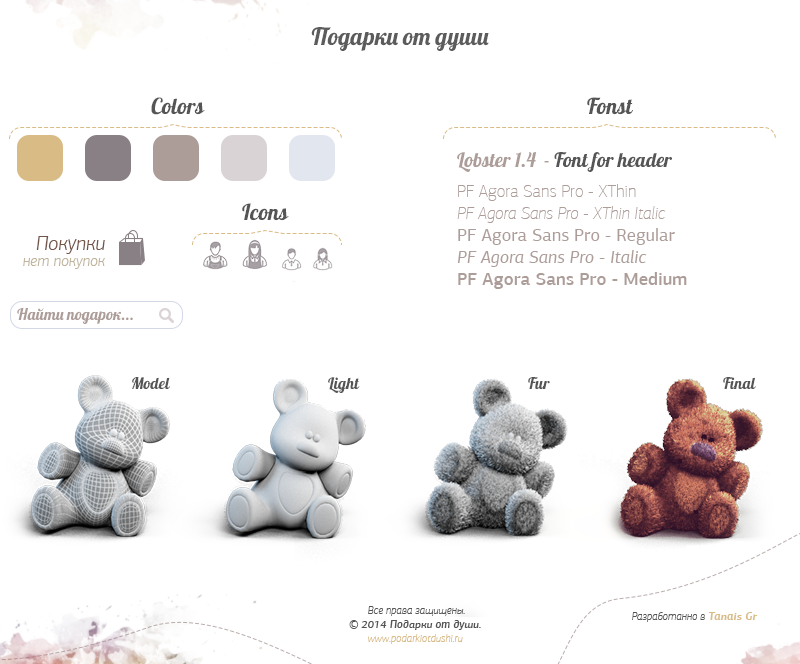
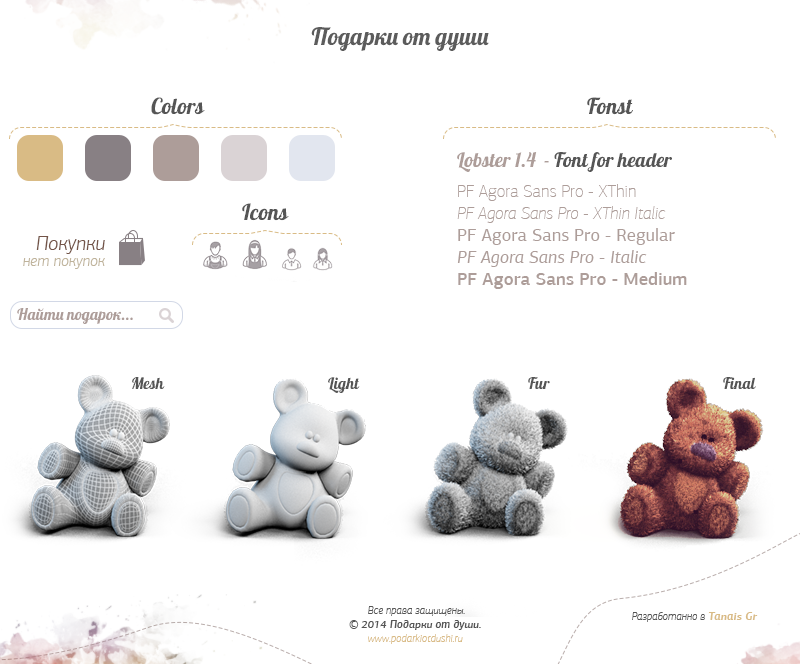
Revision of a layered 800×664 image; what changed, layer by layer:
renamed "Model" to "Mesh", painted on it over [143,377,170,389]
